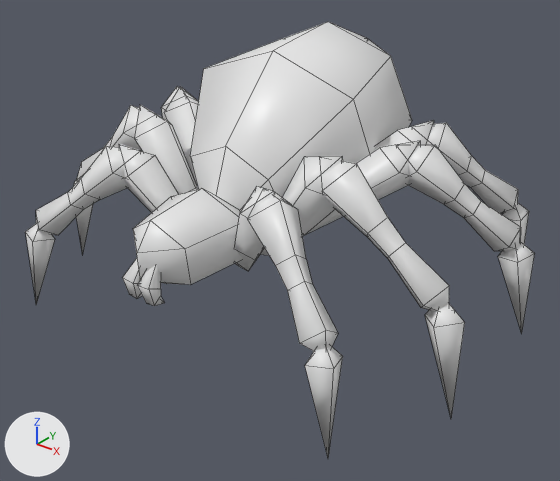
The FBX model Ninja/Assets/Models/Character/spider.fbx, before and after one commit.
The view is the same before and after, from a camera (50 mm lens) standing at (2.292, -2.658, 1.536) and looking at (0.133, 0.04, -0.137). Arrows for +X, +Y and +Z are at lower left; the lights stay in place. Mesh edges are drawn as thin lines.

Names of what the first picture shows: 'spider'.
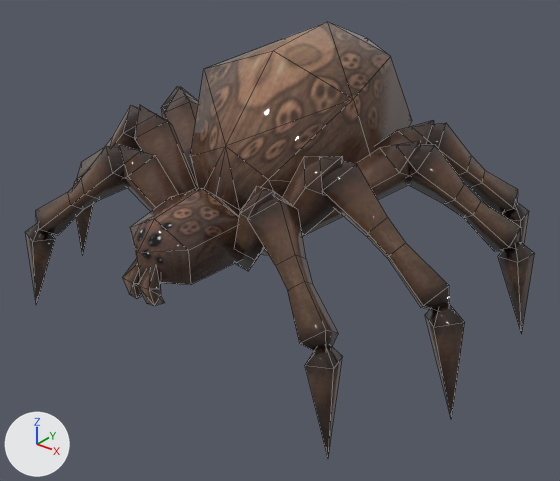
The change in detail:
Picture 'spider_tex2.png' (img_spider_tex2_png) is new.
In material 'Material' (mat_material), base_color is no longer (0.8, 0.8, 0.8), white #e7e7e7.
In material 'Material' (mat_material), texture is now set to img_spider_tex2_png.
In material 'Material' (mat_material), roughness goes from 0.4 to 0.0.
me_cube_001 is used by ob_spider; location (0.0, 0.0, 0.0).
me_cube_001 had 401 vertices, 450 faces and spanned x -1.23..1.23, y -0.78..0.97, z -0.58..0.83.
me_cube_001 now has 401 vertices, 476 faces and spans x -1.23..1.23, y -0.78..0.97, z -0.58..0.83.
Part 1, on me_cube_001:
26 faces are deleted.
3 vertices move from x -0.16..0.16, y -0.67..-0.63, z 0.09..0.18 to x -0.18..0.18, y -0.64..-0.63, z 0.09..0.18.
52 new faces join them.
me_cube_001 part 2: 38 kept faces spanning x -0.49..0.49, y -0.76..0.96, z -0.19..0.83 get new texture (UV) coordinates.

What differs and where, as boxes [x1, y1, x2, y2] in the pictures (560 x 481 px):
'spider', surface changed, reshaped (white to brown)
    both: [25, 22, 535, 457]
part 1 of me_cube_001, built on
    both: [123, 22, 390, 306]
part 2 of me_cube_001, surface changed
    both: [136, 22, 412, 298]
